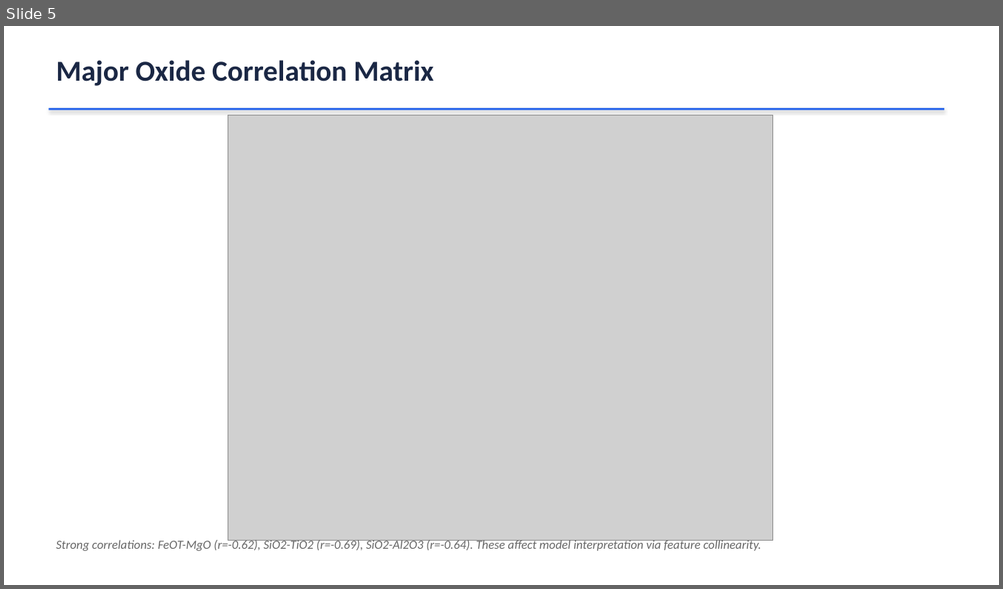
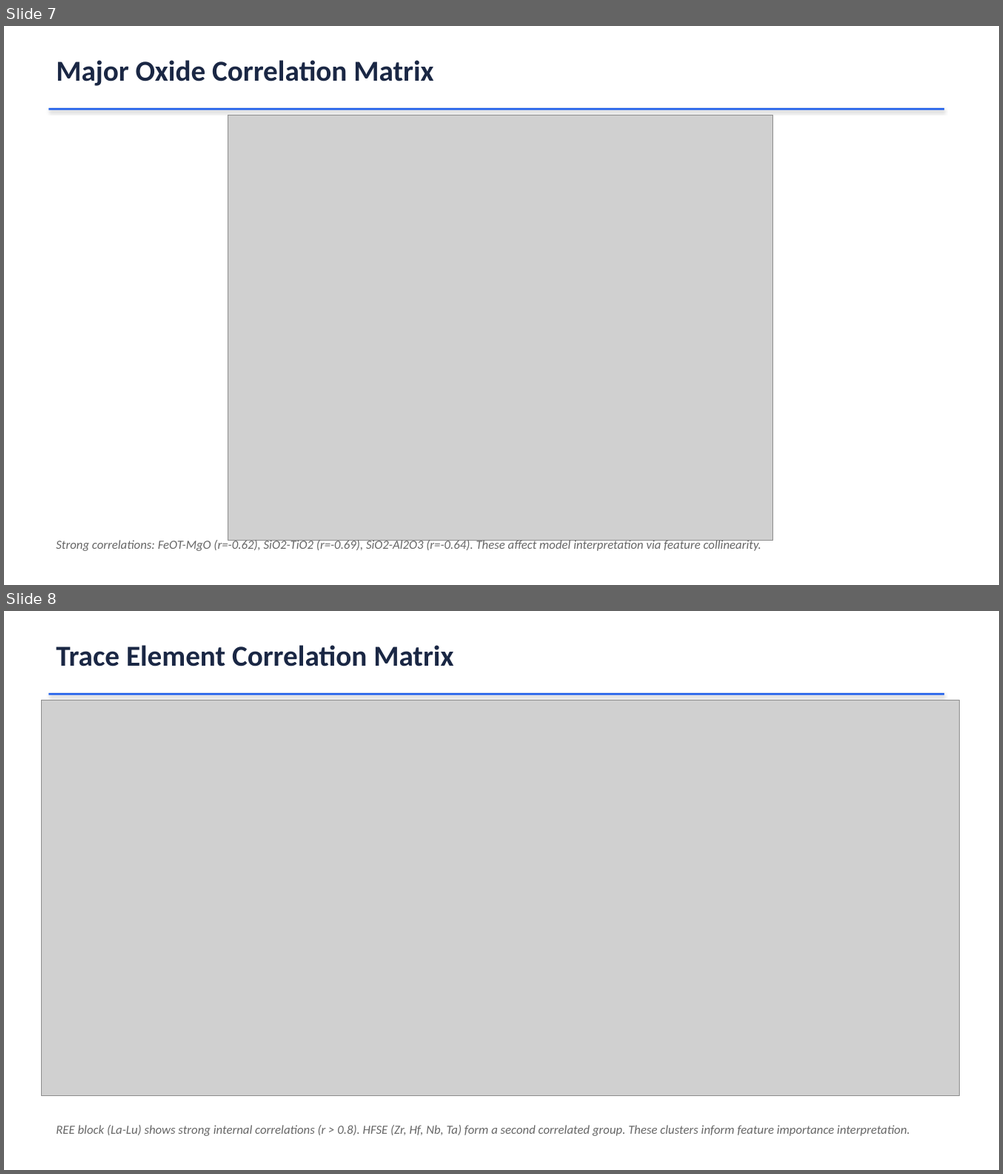
Before and after one commit to SteadfastAsArt/cpx-tectonic-dashboard, a slide deck: CPX_Tectonic_Classification.pptx. Shown one above the other, each under a label of ours: slide 5 before the commit, slides 7 and 8 after it. The pictures are 1003x589 and 1003x1174 pixels, drawn with LibreOffice and Linux fonts; fonts in the diff are those of the drawing; grey boxes stand for pictures. Boxes give left, top, right and bottom in pixels: in the first picture for what was removed or moved away, otherwise in the second. Text is boxed around its words. In the diff, an @@ line names an element or a change of style, - is before the commit and + after.

```diff
--- a/CPX_Tectonic_Classification.pptx
+++ b/CPX_Tectonic_Classification.pptx
@@ slide 8 added at [4,611,999,1170], background #FFFFFF @@
@@ text added at [56,645,453,667], 28 pt, text #1A2744, bold @@
+Trace Element Correlation Matrix
@@ rectangle added at [48,693,944,695], fill #2563EB @@
@@ picture added at [41,701,959,1096] @@
@@ text added at [56,1125,910,1136], 12 pt, text #666666, italic @@
+REE block (La-Lu) shows strong internal correlations (r > 0.8). HFSE (Zr, Hf, Nb, Ta) form a second correlated group. These clusters inform feature importance interpretation.
@@ what was slide 5 is now slide 7 @@
```
Also in this commit, not shown: 2 slides changed, 2 slides removed, 2 other files.
